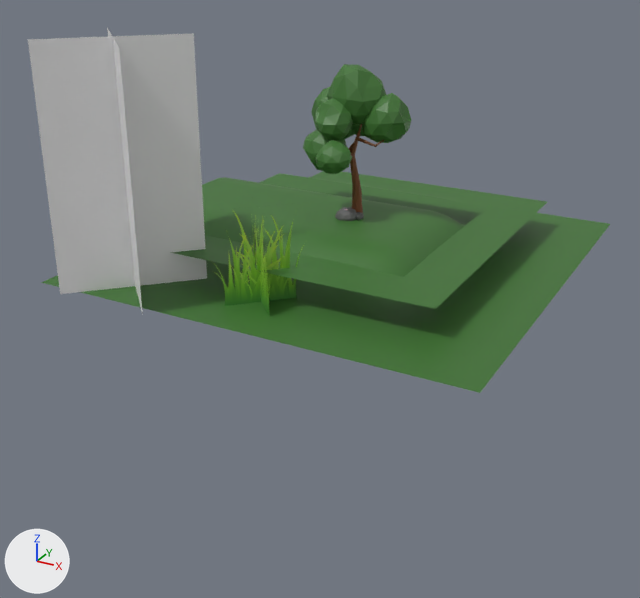
The glTF model assets/models/endings/forest-swing.glb as it was, and as the next commit left it.
Rendered twice from a 50 mm camera at (16.1, -31.9, 13.4) aimed at (-0.8, -1.2, -2.0). Every picture has the same lights, and +X, +Y and +Z are marked at lower left. The older version comes first. Where no turn or scale is listed for an object, it has been applied to the vertices. Vertices at exactly the same position are counted once.

In view in the first picture: 'GrassCard_Template', 'Ground_ForestClearing', 'PathBoundary', 'TreeCard_Template', 'Tree_Hero' and 1 more.
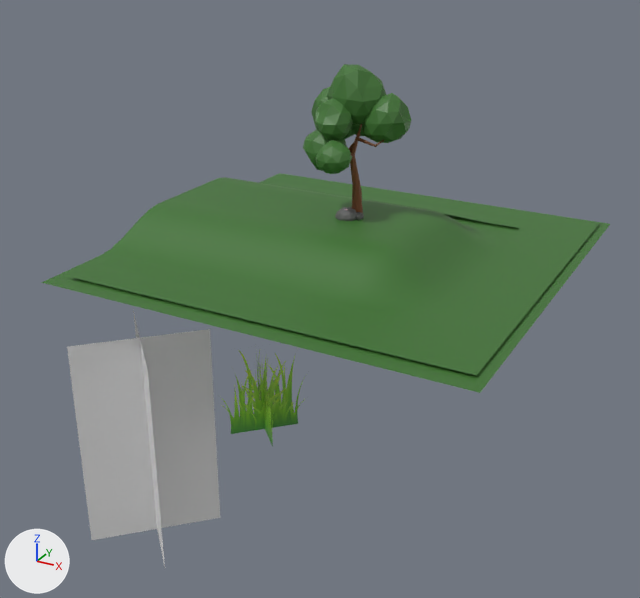
Location of each change, [x1, y1, x2, y2] in pixels of the pictures (640 x 598 px):
'TreeCard_Template', moved
    before: [28, 28, 207, 314]
    after: [67, 311, 220, 567]
'PathBoundary', reshaped, moved (40% wider, 45% taller)
    before: [170, 171, 547, 309]
    after: [71, 175, 600, 376]
'GrassCard_Template', moved
    before: [215, 210, 307, 315]
    after: [220, 348, 307, 447]

What the commit changed:
me_平面_005 is used by ob_pathboundary; location (0.0, 0.0, 0.0).
me_平面_005 had 315 vertices, 496 faces and spanned x -4.89..6.52, y -6.5..6.99, z 1.24..1.33.
me_平面_005 now has 315 vertices, 496 faces and spans x -8.21..8.63, y -8.2..8.7, z 1.24..1.33.
me_平面_005 part 1: the whole mesh is multiplied about its middle by the matrix ((1.475, 0.0, 0.0), (0.0, 1.253, 0.0), (0.0, 0.0, 1.0)), then moved by (-0.6, 0.0, 0.0).
Object 'GrassCard_Template' (ob_grasscard_template) moves from (-0.41, -6.43, 0.0) to (-0.41, -6.43, -5.53).
Object 'PathBoundary' (ob_pathboundary) moves from (0.0, 0.0, 0.0) to (0.0, 0.0, -1.15).
Object 'TreeCard_Template' (ob_treecard_template) moves from (-5.49, -7.52, 0.03) to (-5.49, -7.52, -11.57).
